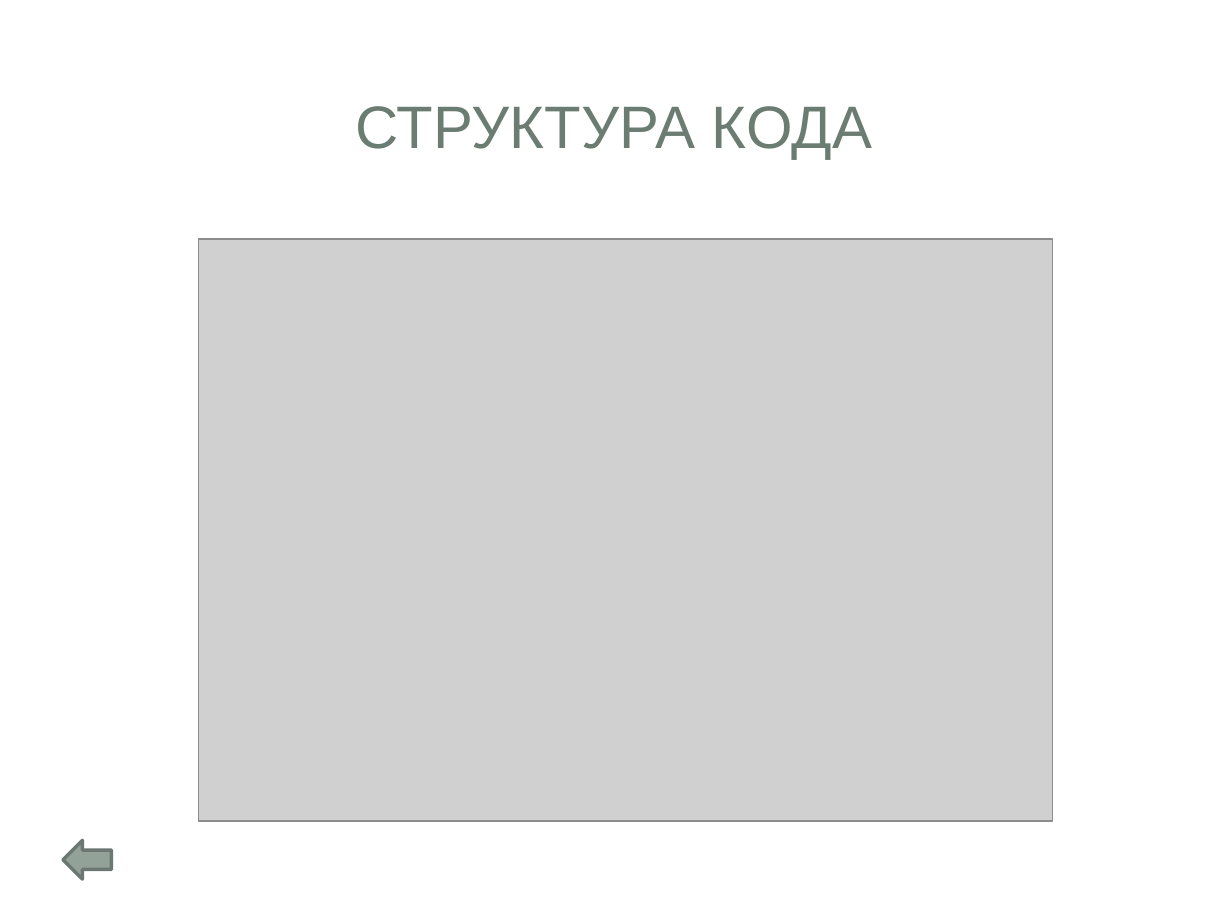
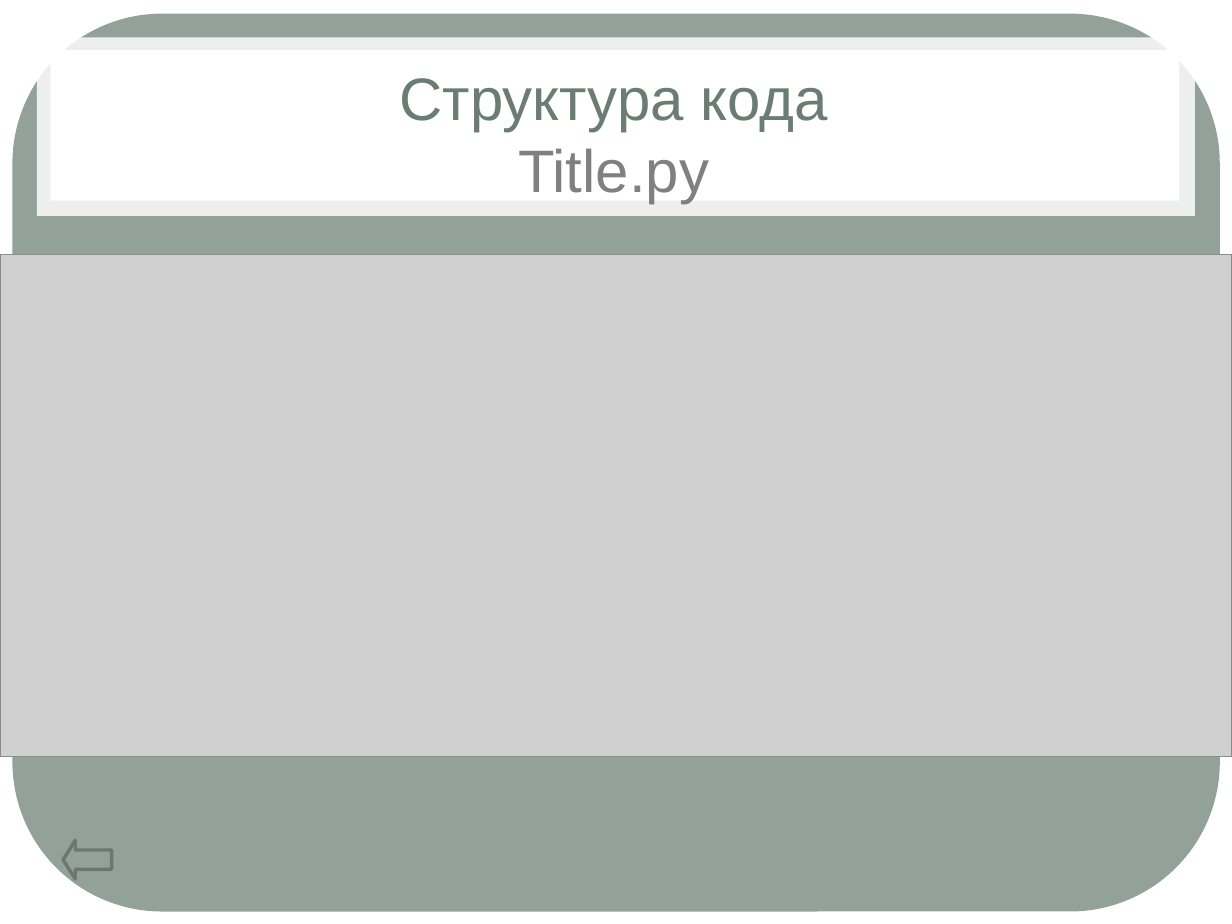
Before and after one commit to feodorrussia/Pacman, a slide deck: slide 9 of Pacman_game/материал/Pac-man.pptx (slide 8 before the commit). Drawn at 1232x924 pixels with LibreOffice and Linux fonts; fonts in the diff are those of the drawing; grey boxes stand for pictures; background and template pictures are left out. Boxes give left, top, right and bottom in pixels: in the first picture for what was removed or moved away, otherwise in the second. Text is boxed around its words. In the diff, an @@ line names an element or a change of style, - is before the commit and + after.

```diff
--- a/Pacman_game/материал/Pac-man.pptx
+++ b/Pacman_game/материал/Pac-man.pptx
@@ rounded rectangle at [12,14,1220,912]: fill #FFFFFF to #93A299; proportions changed @@
@@ title "Структура кода Title.py" at [400,78,827,204]: vertical alignment middle to top @@
@@ title at [400,78,827,204]: text changed @@
-СТРУКТУРА КОДА
+Структура кода
+Title.py
@@ picture: place and size @@
-picture at [198,239,1052,821]
+picture at [0,254,1232,756]
@@ left arrow at [63,840,111,878]: outline #6D7871 2 pt to #6C7771 2.01 pt; proportions changed @@
```
Also in this commit, not shown: 8 other slides changed.
